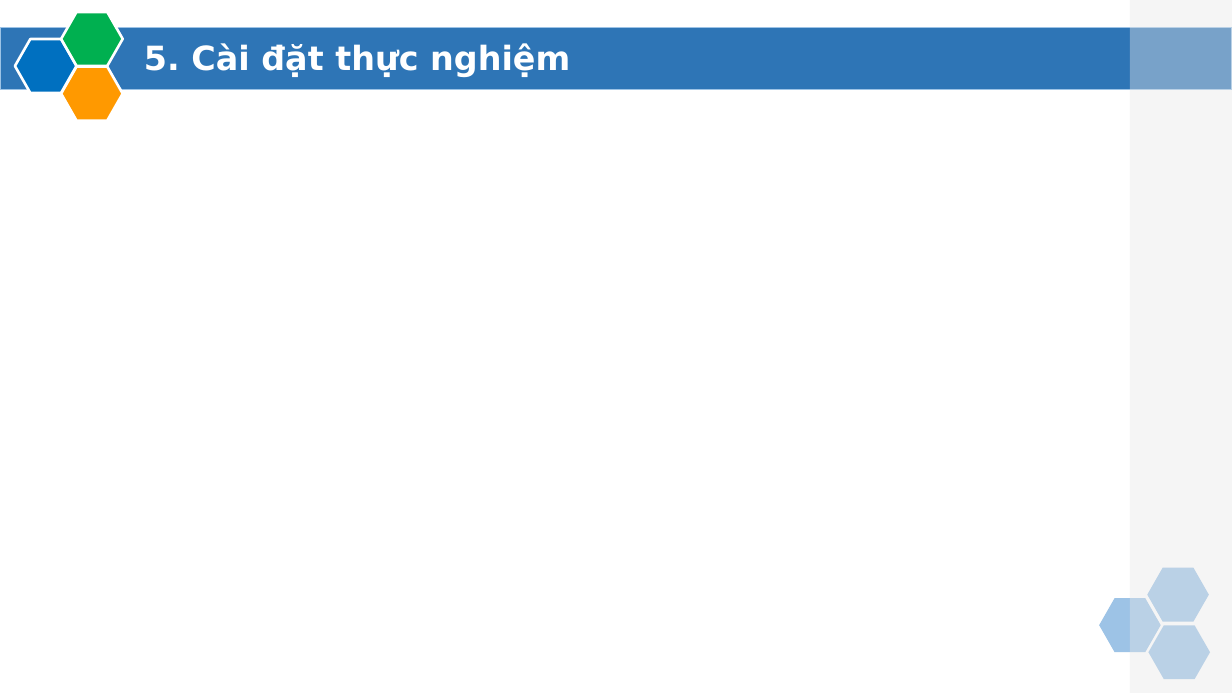
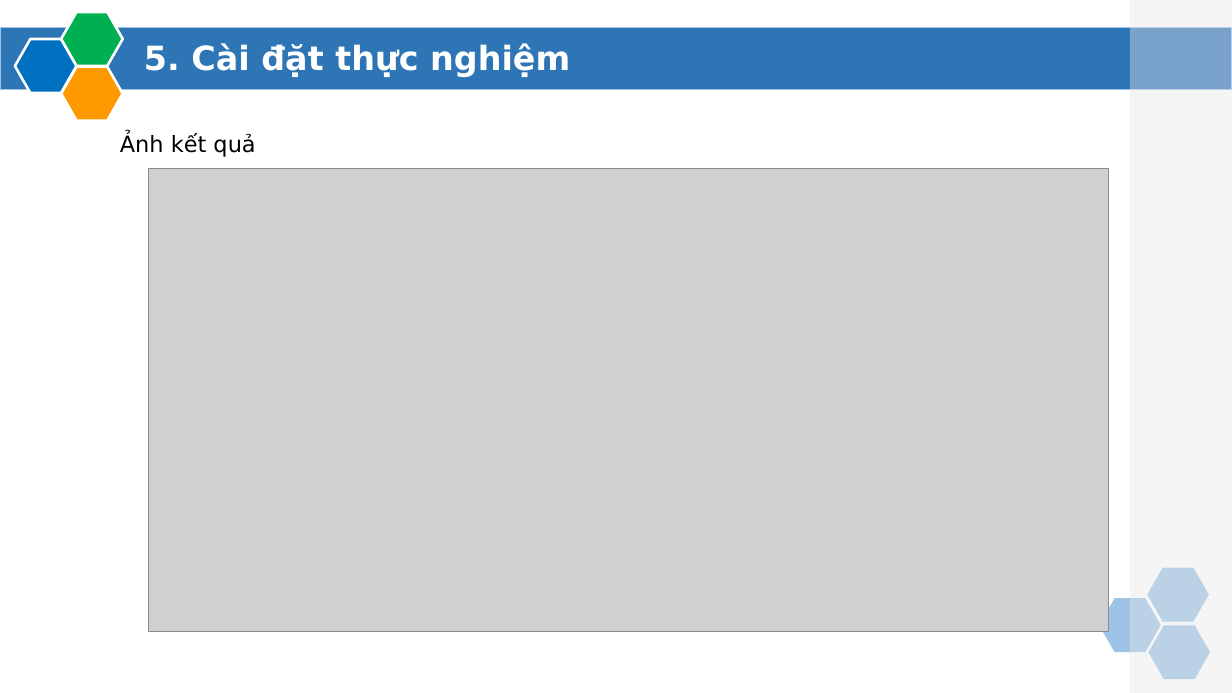
Before and after one commit to sonnc/LuanVan_SonNC_CA190141, a slide deck: slide 29 of LvThs.PPTX (slide 17 before the commit). Drawn at 1232x693 pixels with LibreOffice and Linux fonts; fonts in the diff are those of the drawing; grey boxes stand for pictures; background and template pictures are left out. Boxes give left, top, right and bottom in pixels: in the first picture for what was removed or moved away, otherwise in the second. Text is boxed around its words. In the diff, an @@ line names an element or a change of style, - is before the commit and + after.

```diff
--- a/LvThs.PPTX
+++ b/LvThs.PPTX
@@ text added at [120,133,255,157], 17.6 pt, text #000000 @@
+Ảnh kết quả
@@ picture added at [149,168,1109,632] @@
```
Also in this commit, not shown: 12 other slides changed, 17 slides added, 4 slides removed, 47 other files.
